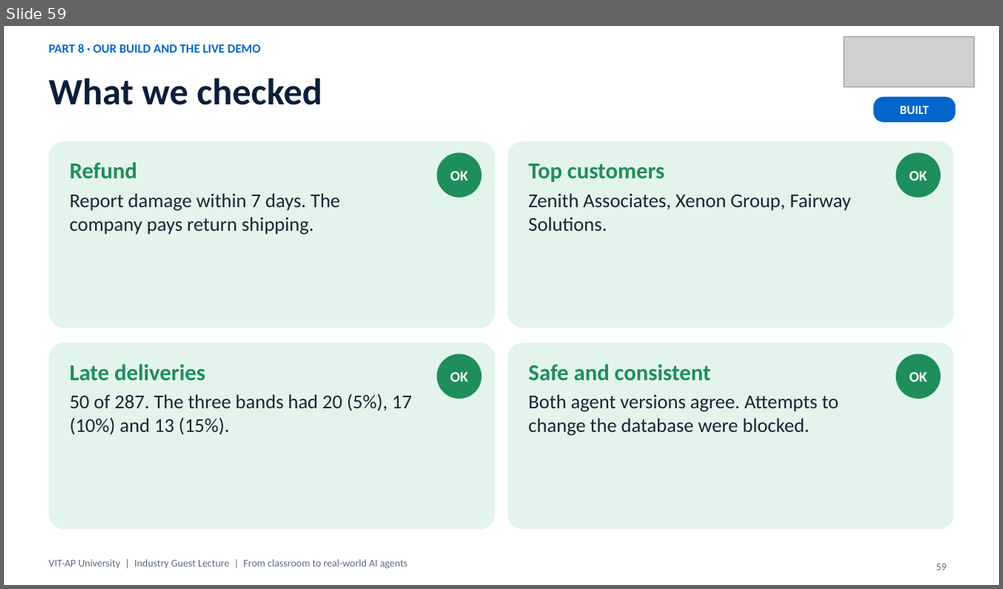
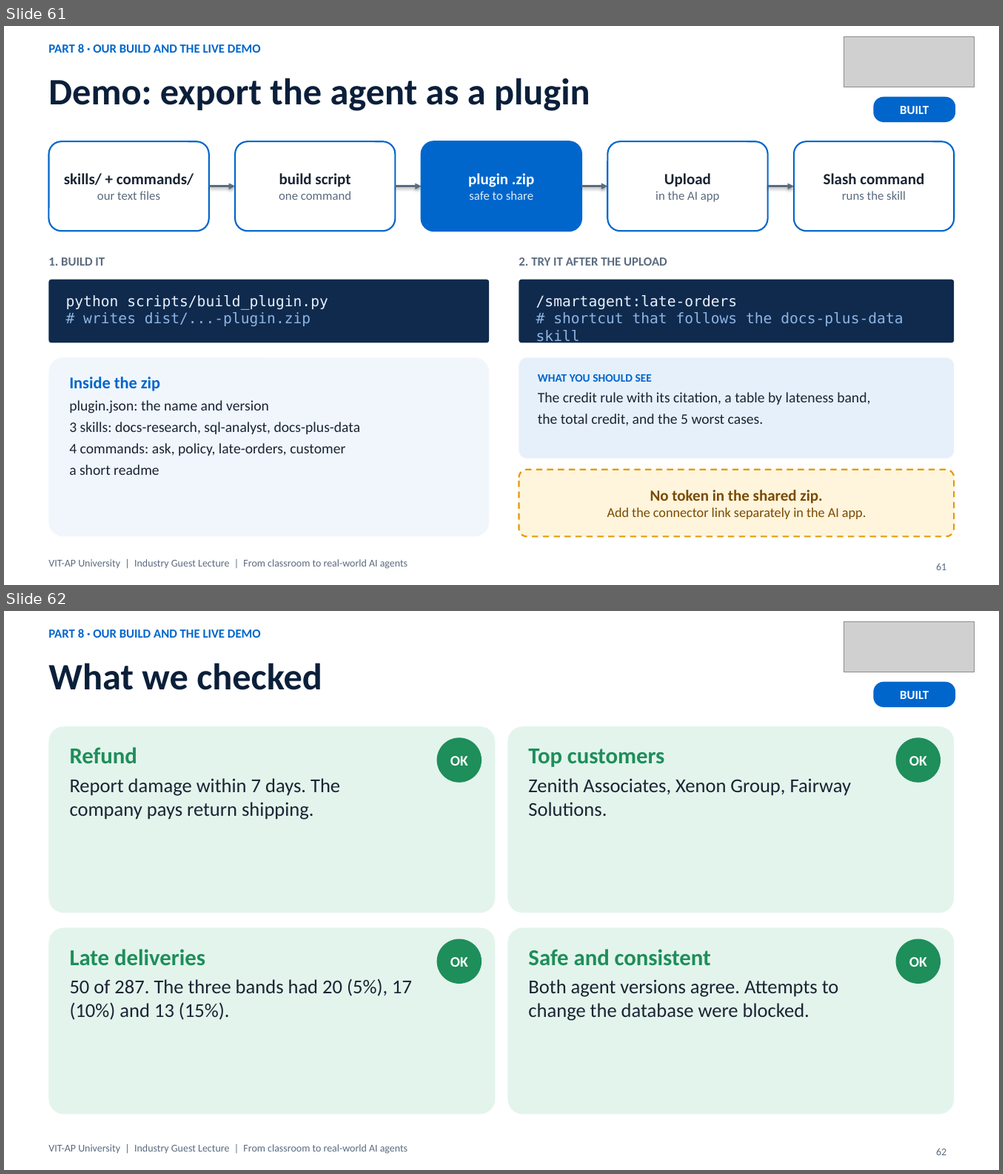
Before and after one commit to nareshroyalc/Demo, a slide deck: deck/VIT-AP_AI_Webinar.pptx. Shown one above the other, each under a label of ours: slide 59 before the commit, slides 61 and 62 after it. The pictures are 1003x589 and 1003x1174 pixels, drawn with LibreOffice and Linux fonts; fonts in the diff are those of the drawing; grey boxes stand for pictures. Boxes give left, top, right and bottom in pixels: in the first picture for what was removed or moved away, otherwise in the second. Text is boxed around its words. In the diff, an @@ line names an element or a change of style, - is before the commit and + after.

Commit message:
Deck: persona, skill and plugin demo slides; real skills example; generic SmartAgent name (73 slides)

```diff
--- a/deck/VIT-AP_AI_Webinar.pptx
+++ b/deck/VIT-AP_AI_Webinar.pptx
@@ slide 61 added at (4, 26, 999, 585), background #FFFFFF @@
@@ text added at (48, 44, 261, 53), 12 pt, text #0066CC, bold @@
+PART 8 · OUR BUILD AND THE LIVE DEMO
@@ picture added at (843, 36, 974, 87) @@
@@ title added at (48, 78, 590, 111), 36 pt, text #0B1F3A, bold @@
+Demo: export the agent as a plugin
@@ rounded rectangle added at (874, 97, 956, 122), fill #0066CC, 12 pt, text #FFFFFF, bold @@
+BUILT
@@ rounded rectangle added at (48, 141, 209, 231), fill #FFFFFF, outline #0066CC 1.5 pt, 15 pt, text #1A2433, bold @@
+skills/ + commands/
+our text files
@@ rounded rectangle added at (236, 141, 395, 231), fill #FFFFFF, outline #0066CC 1.5 pt, 15 pt, text #1A2433, bold @@
+build script
+one command
@@ rounded rectangle added at (421, 141, 581, 231), fill #0066CC, outline #0066CC 1.5 pt, 12 pt, text #DCE9F8 @@
+plugin .zip
+safe to share
@@ rounded rectangle added at (608, 141, 768, 231), fill #FFFFFF, outline #0066CC 1.5 pt, 12 pt, text #5B6B7F @@
+Upload
+in the AI app
@@ rounded rectangle added at (794, 141, 954, 231), fill #FFFFFF, outline #0066CC 1.5 pt, 15 pt, text #1A2433, bold @@
+Slash command
+runs the skill
@@ arrow added from (209, 187) to (236, 187), #5B6B7F 1.75 pt @@
@@ arrow added from (395, 187) to (421, 187), #5B6B7F 1.75 pt @@
@@ arrow added from (581, 187) to (608, 187), #5B6B7F 1.75 pt @@
@@ arrow added from (767, 187) to (794, 187), #5B6B7F 1.75 pt @@
@@ text added at (48, 258, 105, 266), 12 pt, text #5B6B7F, bold @@
+1. BUILD IT
@@ text added at (518, 258, 667, 266), 12 pt, text #5B6B7F, bold @@
+2. TRY IT AFTER THE UPLOAD
@@ rounded rectangle added at (48, 280, 489, 343), fill #0F2A4D, 14 pt, text #E8F0FA @@
+python scripts/build_plugin.py
+# writes dist/...-plugin.zip
@@ rounded rectangle added at (519, 280, 954, 343), fill #0F2A4D, 14 pt, text #8FB4E3 @@
+/smartagent:late-orders
+# shortcut that follows the docs-plus-data skill
@@ rounded rectangle added at (48, 358, 489, 537), fill #F1F6FC, 14 pt, text #1A2433 @@
+Inside the zip
+plugin.json: the name and version
+3 skills: docs-research, sql-analyst, docs-plus-data
+4 commands: ask, policy, late-orders, customer
+a short readme
@@ rounded rectangle added at (519, 358, 954, 459), fill #E6F0FA, 14 pt, text #1A2433 @@
+WHAT YOU SHOULD SEE
+The credit rule with its citation, a table by lateness band,
+the total credit, and the 5 worst cases.
@@ rounded rectangle added at (519, 470, 954, 537), fill #FFF4DC, outline #E39A00 1.5 pt dashed, 13 pt, text #7A4B00 @@
+No token in the shared zip.
+Add the connector link separately in the AI app.
@@ text added at (48, 560, 407, 569), 10 pt, text #5B6B7F @@
+VIT-AP University | Industry Guest Lecture | From classroom to real-world AI agents
@@ page number added at (936, 563, 946, 571), 10 pt, text #5B6B7F @@
+61
@@ what was slide 59 is now slide 62 @@
@@ page number at (936, 1148, 946, 1156): text changed @@
-59
+62
```
Also in this commit, not shown: 5 slides changed, 2 other slides added, 7 other files.
